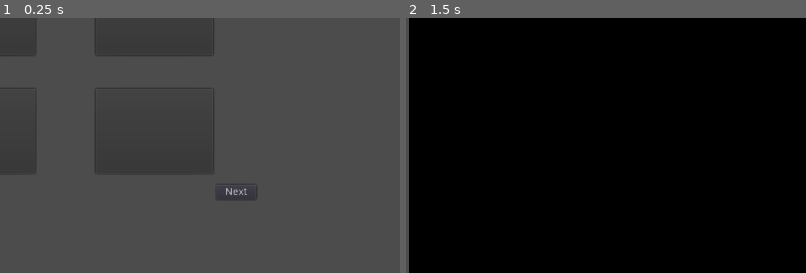
Above: before the commit, frames 1-2 (left to right).
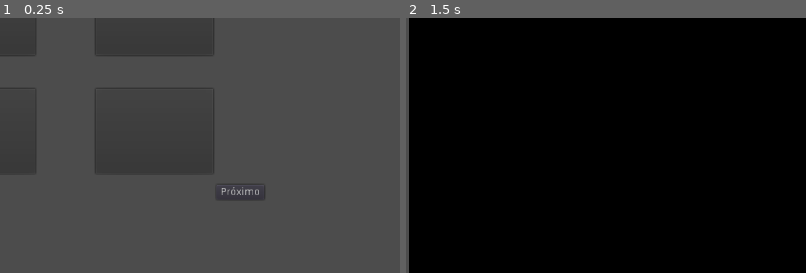
Above: after the commit, the same moments.

Repository: papukweh/Sohlepse
Game: Godot game, scene res://Menus/Stage_Menu.tscn
Two runs of this game, one before a commit and one after it. Both use one fixed random seed, a clock stepped at 60 frames per second and the inputs below. This scene is started directly instead of the project's main scene.
Inputs:
- Up to frame 1 (0.25 s): no input
- Up to frame 2 (1.5 s): click "0" at 0.5 s; tap Enter at 1.25 s; hold Right (move_right) from 1.28 s (still down); hold E (interact) from 1.28 s (still down)
The pictures show only the part of the screen within x 50-100%, y 50-100%; the shares and areas given below are measured in that part.

The runs differ from the first frame. In frame 1, 0.2% of the frame differs, in the area x 55-67%, y 65-71%; in frame 2, nothing differs.

Commit message:
Fixes #28

Diff:
--- a/Sohlepse/Menus/MenuPrincipal.tscn
+++ b/Sohlepse/Menus/MenuPrincipal.tscn
@@ -4,7 +4,7 @@
 [ext_resource path="res://Assets/Titulo.png" type="Texture" id=2]
 [ext_resource path="res://icon.png" type="Texture" id=3]
 
-[node name="MenuPrincipal" type="Control" index="0"]
+[node name="MenuPrincipal" type="Control"]
 
 anchor_left = 0.0
 anchor_top = 0.0
--- a/Sohlepse/Menus/Stage_Menu.tscn
+++ b/Sohlepse/Menus/Stage_Menu.tscn
@@ -6,8 +6,6 @@
 [ext_resource path="res://Menus/Prev.gd" type="Script" id=4]
 [ext_resource path="res://Menus/Back.gd" type="Script" id=5]
 
-
-
 [node name="Stage_Menu" type="Control"]
 
 anchor_left = 0.0
@@ -106,7 +104,7 @@
 enabled_focus_mode = 2
 shortcut = null
 group = null
-text = "Next"
+text = "Próximo"
 flat = false
 align = 1
 script = ExtResource( 3 )
--- a/Sohlepse/Objects/MovingPlatform.tscn
+++ b/Sohlepse/Objects/MovingPlatform.tscn
@@ -21,7 +21,7 @@
 input_pickable = false
 collision_layer = 1
 collision_mask = 1
-mode = 3
+mode = 1
 mass = 1.0
 friction = 1.0
 bounce = 0.0
--- a/Sohlepse/Stages/stage1.tscn
+++ b/Sohlepse/Stages/stage1.tscn
@@ -18,7 +18,7 @@
 [ext_resource path="res://Objects/Platform.tscn" type="PackedScene" id=16]
 [ext_resource path="res://Objects/MovingPlatform.tscn" type="PackedScene" id=17]
 
-[node name="stage1" instance=ExtResource( 1 )]
+[node name="stage1" index="0" instance=ExtResource( 1 )]
 
 PLAYERS = 2
 MAX_CLONES = 0
@@ -133,7 +133,7 @@
 position = Vector2( 743.799, 212.471 )
 begin = 1
 
-[node name="Button3" parent="Objects" index="7" instance=ExtResource( 7 )]
+[node name="Button2" parent="Objects" index="7" instance=ExtResource( 7 )]
 
 position = Vector2( 423, 446 )
 _sections_unfolded = [ "Transform" ]
@@ -167,11 +167,11 @@
 
 [node name="FallingFloor4" parent="Hazards" index="3" instance=ExtResource( 10 )]
 
-position = Vector2( 936, 455 )
+position = Vector2( 810.679, 459.859 )
 
 [node name="FallingFloor5" parent="Hazards" index="4" instance=ExtResource( 10 )]
 
-position = Vector2( 998.149, 455 )
+position = Vector2( 747.365, 460.002 )
 
 [node name="FireArea" parent="Hazards" index="5" instance=ExtResource( 11 )]
 
@@ -198,17 +198,10 @@
 position = Vector2( 296, 479.16 )
 _sections_unfolded = [ "Transform" ]
 
-[node name="WaterArea2" parent="Hazards" index="11" instance=ExtResource( 11 )]
+[node name="WaterArea2" parent="Hazards" index="11" instance=ExtResource( 12 )]
 
 position = Vector2( 360, 479.16 )
-
-[node name="FallingFloor6" parent="Hazards" index="12" instance=ExtResource( 9 )]
-
-position = Vector2( 746, 460 )
-
-[node name="FallingFloor7" parent="Hazards" index="13" instance=ExtResource( 9 )]
-
-position = Vector2( 810, 460 )
+_sections_unfolded = [ "Transform" ]
 
 [node name="Endgoal" parent="." index="6" instance=ExtResource( 13 )]
 
